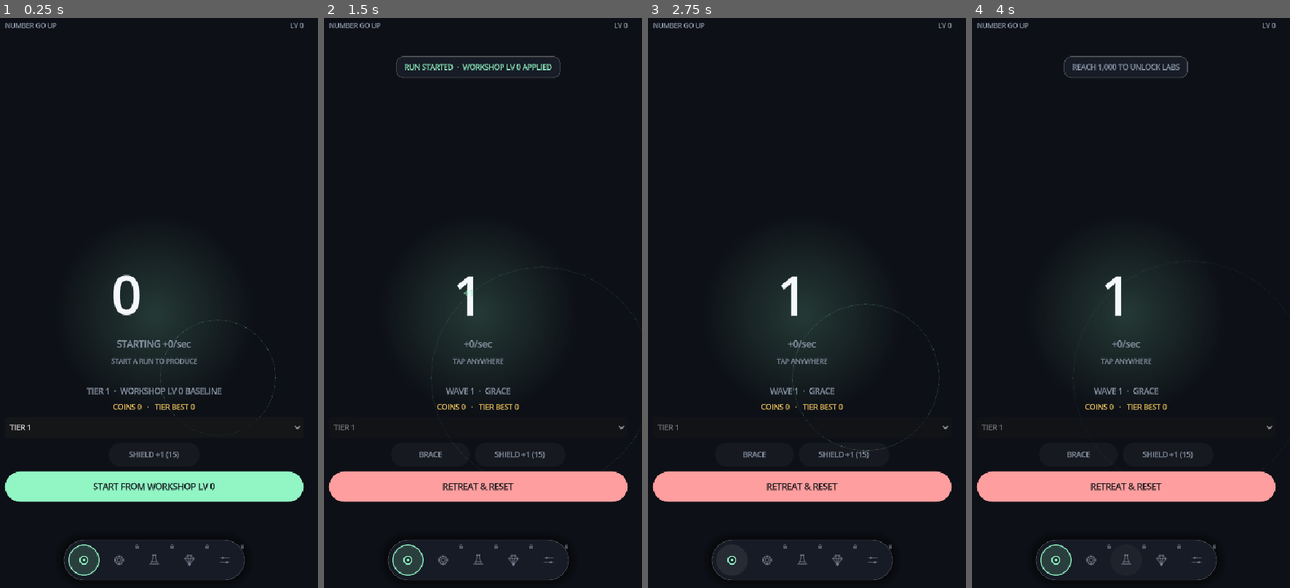
Above: before the commit, frames 1-4 (left to right).
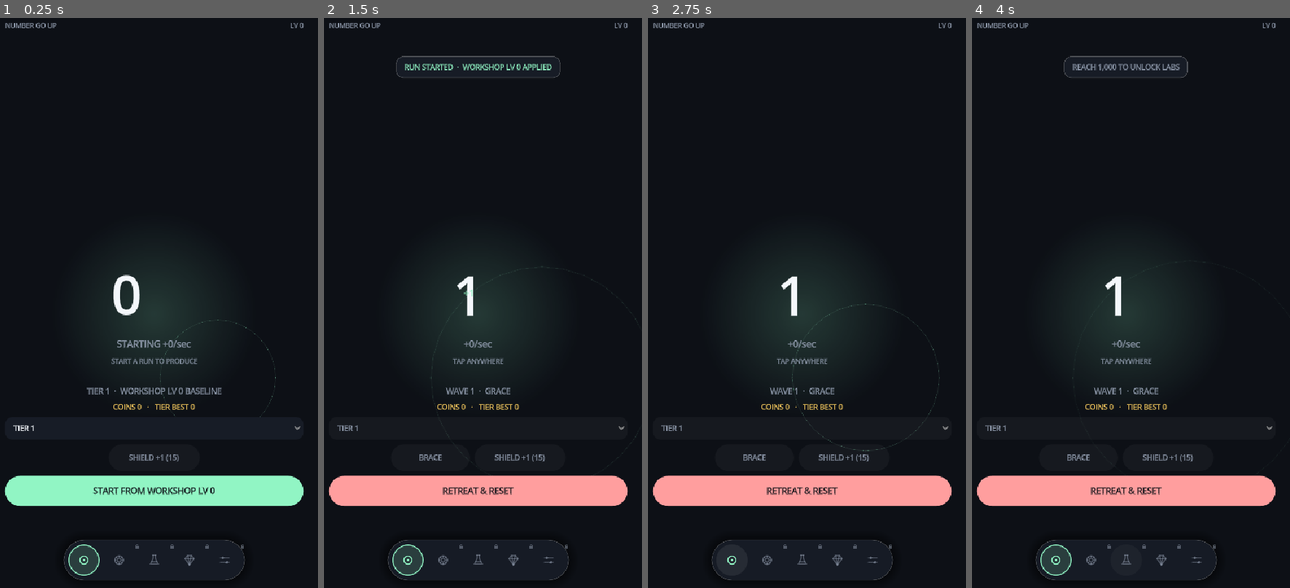
Above: after the commit, the same moments.

Repository: paulhardie/NumberGOup
Game: Godot game, scene res://scenes/main.tscn
Two runs of this game, one before a commit and one after it. Both use one fixed random seed, a clock stepped at 60 frames per second and the inputs below.
Inputs (mouse positions are in pixels of both pictures, inside the frame that each line leads up to):
- Up to frame 1 (0.25 s): no input
- Up to frame 2 (1.5 s): click "START FROM WORKSHOP LV 0" at 0.5 s; click (479, 314) at 1.25 s
- Up to frame 3 (2.75 s): click (730, 559) at 2.02 s
- Up to frame 4 (4 s): click (1089, 559) at 2.77 s; click (1127, 559) at 3.52 s

The runs differ from the first frame. In frame 1, 2.3% of the frame differs, in the area x 1-96%, y 71-86%; in frame 2, 2.2%; in frame 3, 2.2%; in frame 4, 2.2%.

Commit message:
Improve UI clarity and cut idle refresh work
- Show Workshop and Insight descriptions on the cards instead of hover-only tooltips
- Rebuild the stats drawer only when visible and at 2Hz instead of 8Hz
- Skip dock restyling unless the active tab or an unlock boundary changed
- Style the tier selector, which was invisible against the dark background
- Raise pill buttons to 44px touch height
- Add tools/capture_ui.gd for visual review at four window sizes

Diff:
--- a/src/main.gd
+++ b/src/main.gd
@@ -88,6 +88,8 @@
 var tab_panels: Dictionary = {}
 var current_tab := "number"
 var offline_message := ""
+var drawer_elapsed := 0.0
+var dock_signature := ""
 var audio_feedback: AudioFeedback
 var background_rect: ColorRect
 
@@ -124,12 +126,16 @@
 			state.save()
 	save_elapsed += delta
 	refresh_elapsed += delta
+	drawer_elapsed += delta
 	if save_elapsed >= SAVE_INTERVAL_SECONDS:
 		save_elapsed = 0.0
 		state.save()
 	if refresh_elapsed >= 0.12:
 		refresh_elapsed = 0.0
 		_refresh_all()
+	if drawer.visible and drawer_elapsed >= 0.5:
+		drawer_elapsed = 0.0
+		_refresh_drawer()
 
 func _unhandled_input(event: InputEvent) -> void:
 	if event.is_action_pressed("tap_number") and not drawer.visible and not died_screen.visible and current_tab == "number":
@@ -269,6 +275,12 @@
 	tier_selector.focus_mode = Control.FOCUS_NONE
 	tier_selector.custom_minimum_size = Vector2(0, 34)
 	tier_selector.add_theme_font_size_override("font_size", 12)
+	tier_selector.add_theme_color_override("font_color", TEXT)
+	tier_selector.add_theme_color_override("font_disabled_color", MUTED_TEXT)
+	tier_selector.add_theme_stylebox_override("normal", _panel_style(SURFACE, 12))
+	tier_selector.add_theme_stylebox_override("hover", _panel_style(SURFACE_HOVER, 12, ACCENT))
+	tier_selector.add_theme_stylebox_override("pressed", _panel_style(SURFACE_HOVER, 12))
+	tier_selector.add_theme_stylebox_override("disabled", _panel_style(Color(1, 1, 1, 0.04), 12))
 	for tier in state.balance_profile.tiers:
 		tier_selector.add_item("TIER " + str(tier.id), tier.id)
 	tier_selector.item_selected.connect(_on_tier_selected)
@@ -300,7 +312,7 @@
 	var button := Button.new()
 	button.text = content
 	button.focus_mode = Control.FOCUS_NONE
-	button.custom_minimum_size = Vector2(width, 40)
+	button.custom_minimum_size = Vector2(width, 44)
 	button.add_theme_font_size_override("font_size", 12)
 	button.add_theme_color_override("font_color", colour)
 	button.add_theme_color_override("font_hover_color", colour)
@@ -736,10 +748,18 @@
 
 func _refresh_dock() -> void:
 	var unlocked := {}
+	var active := "settings" if drawer.visible else current_tab
+	var signature := active
 	for tab_id in TAB_IDS:
 		unlocked[tab_id] = _is_tab_unlocked(tab_id)
+		signature += "|" + ("1" if unlocked[tab_id] else "0")
 	unlocked["settings"] = _is_tab_unlocked("settings")
-	var active := "settings" if drawer.visible else current_tab
+	signature += "|s" + ("1" if unlocked["settings"] else "0")
+	# Dock restyling is only worth doing when the active tab or an unlock
+	# boundary actually changed; _refresh_all runs eight times a second.
+	if signature == dock_signature:
+		return
+	dock_signature = signature
 	nav_dock.update_state(active, unlocked)
 
 func _tap_number() -> void:
@@ -826,7 +846,6 @@
 	if offline_message != "":
 		_show_toast(offline_message, ACCENT)
 		offline_message = ""
-	_refresh_drawer()
 	_refresh_dock()
 	if current_tab == "workshop":
 		# Do not rebuild live buttons during the player's press/release cycle.
@@ -1005,7 +1024,6 @@
 	var owned := state.get_owned(definition.id)
 	var disabled := not state.can_purchase_insight()
 	var button := _make_row_button()
-	button.tooltip_text = definition.description
 	button.disabled = disabled
 	button.add_theme_stylebox_override("normal", _panel_style(SURFACE, 14, Color.TRANSPARENT))
 	button.add_theme_stylebox_override("hover", _panel_style(SURFACE_HOVER, 14, CARDS_ACCENT))
@@ -1027,6 +1045,9 @@
 	row.add_child(mid)
 	mid.add_child(_make_label(definition.title, 14, HORIZONTAL_ALIGNMENT_LEFT, TEXT))
 	mid.add_child(_make_label("RANK " + str(owned), 10, HORIZONTAL_ALIGNMENT_LEFT, MUTED_TEXT))
+	var description_label := _make_label(definition.description, 11, HORIZONTAL_ALIGNMENT_LEFT, MUTED_TEXT)
+	description_label.autowrap_mode = TextServer.AUTOWRAP_WORD_SMART
+	mid.add_child(description_label)
 	row.add_child(_make_label("1 KNOWLEDGE", 12, HORIZONTAL_ALIGNMENT_RIGHT, TEXT if not disabled else MUTED_TEXT))
 	button.pressed.connect(func():
 		if state.purchase_insight():
@@ -1096,7 +1117,6 @@
 	var maxed := definition.is_maxed(owned)
 	var disabled := maxed or not state.is_unlocked(definition) or state.in_run
 	var button := _make_row_button()
-	button.tooltip_text = definition.description
 	button.disabled = disabled
 	var border := WORKSHOP_ACCENT if (is_next and not disabled) else Color.TRANSPARENT
 	button.add_theme_stylebox_override("normal", _panel_style(SURFACE, 14, border))
@@ -1127,6 +1147,9 @@
 		tag.add_theme_stylebox_override("panel", _tag_style(WORKSHOP_ACCENT))
 		tag.add_child(_make_label("NEXT", 8, HORIZONTAL_ALIGNMENT_CENTER, WORKSHOP_ACCENT))
 		title_row.add_child(tag)
+	var description_label := _make_label(definition.description, 11, HORIZONTAL_ALIGNMENT_LEFT, MUTED_TEXT)
+	description_label.autowrap_mode = TextServer.AUTOWRAP_WORD_SMART
+	mid.add_child(description_label)
 	var bar := ProgressBar.new()
 	bar.custom_minimum_size = Vector2(0, 4)
 	bar.show_percentage = false
@@ -1184,7 +1207,7 @@
 	return panel
 
 func _refresh_drawer() -> void:
-	if drawer == null:
+	if drawer == null or not drawer.visible:
 		return
 	_populate_stats_grid()
 	for key in state.settings:
@@ -1322,7 +1345,7 @@
 	button.text = ""
 	button.focus_mode = Control.FOCUS_NONE
 	button.size_flags_horizontal = Control.SIZE_EXPAND_FILL
-	button.custom_minimum_size = Vector2(0, 78)
+	button.custom_minimum_size = Vector2(0, 104)
 	button.add_theme_stylebox_override("disabled", _panel_style(SURFACE, 14, Color.TRANSPARENT))
 	return button
 
--- /dev/null
+++ b/tools/capture_ui.gd
@@ -0,0 +1,86 @@
+extends SceneTree
+
+## Temporary visual-evidence harness: builds the real main scene at several
+## window sizes and saves PNGs to user://ui_capture. Run windowed:
+##   Godot --path . -s res://tools/capture_ui.gd
+
+const SIZES := [
+	[320, 568, "small"],
+	[390, 844, "tall"],
+	[768, 1024, "tablet"],
+	[540, 960, "base"],
+]
+const OUT_DIR := "user://ui_capture"
+const IGNORE_SAVE := "user://capture_ignore_save.json"
+
+func _init() -> void:
+	DirAccess.make_dir_recursive_absolute(ProjectSettings.globalize_path(OUT_DIR))
+	await process_frame
+	for entry in SIZES:
+		await _capture_size(Vector2i(entry[0], entry[1]), str(entry[2]))
+	print("CAPTURED ", ProjectSettings.globalize_path(OUT_DIR))
+	quit()
+
+func _capture_size(window_size: Vector2i, label: String) -> void:
+	root.size = window_size
+	await process_frame
+	await process_frame
+	await _capture_state(window_size, label, "hub", false)
+	await _capture_state(window_size, label, "run", false)
+	await _capture_state(window_size, label, "workshop", false)
+	await _capture_state(window_size, label, "labs", false)
+	await _capture_state(window_size, label, "cards", false)
+	await _capture_state(window_size, label, "drawer", true)
+
+func _capture_state(window_size: Vector2i, label: String, state_name: String, open_drawer: bool) -> void:
+	var main = load("res://scenes/main.tscn").instantiate()
+	main.state.save_path = IGNORE_SAVE
+	root.add_child(main)
+	await process_frame
+	var state = main.state
+	state.highest_number = ScientificNumber.from_float(250000)
+	state.lifetime_generated = ScientificNumber.from_float(250000)
+	state.coins = 1240
+	state.knowledge = 14
+	state.purchased = {
+		"stronger_tap": 5,
+		"generator": 4,
+		"generator_two": 3,
+		"faster_cadence": 3,
+		"faster_echo": 1,
+		"more_critical": 2,
+	}
+	state.settings["reduce_motion"] = true
+	if state_name == "run":
+		state.tier_records["1"].highest_wave = GameState.TIER_UNLOCK_WAVE
+		state.start_run(2, 99)
+		state.number = ScientificNumber.from_float(238500)
+		state.wave = 27
+		state.wave_accumulator = 7.5
+		state.run_coins_earned = 640
+		state.active_encounter = state._make_encounter(27)
+		state.active_encounter.apply_compliance(ScientificNumber.from_float(55900))
+	elif state_name == "workshop":
+		main._select_tab("workshop")
+	elif state_name == "labs":
+		main._select_tab("labs")
+	elif state_name == "cards":
+		main._select_tab("cards")
+	if open_drawer:
+		main._toggle_drawer()
+	main._refresh_all()
+	await process_frame
+	await process_frame
+	main._refresh_all()
+	# Let the tab slide/fade finish so captures show the resting state.
+	await create_timer(0.4).timeout
+	_save_frame(window_size, label, state_name)
+	main.queue_free()
+	await process_frame
+
+func _save_frame(window_size: Vector2i, label: String, state_name: String) -> void:
+	var image := root.get_texture().get_image()
+	var path := ProjectSettings.globalize_path(OUT_DIR).path_join(
+		"%s_%dx%d_%s.png" % [label, window_size.x, window_size.y, state_name]
+	)
+	image.save_png(path)
Not shown, added: tools/capture_ui.gd.uid
Not shown, changed: AGENTS.md
Not shown, changed: docs/QUALITY_GATES.md
